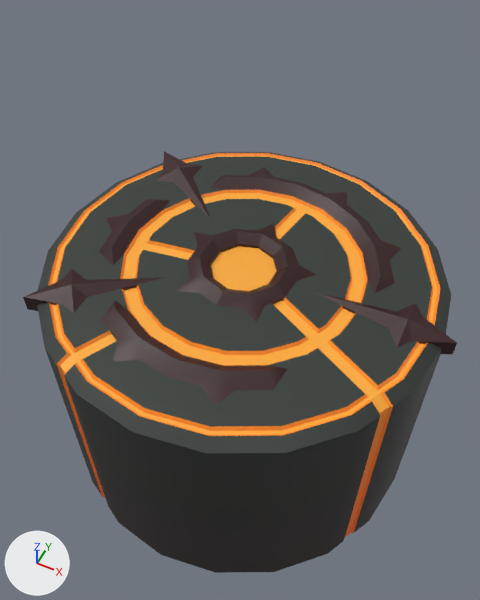
The FBX model The Demon King/Assets/Art/Props/SM_JumpPad.fbx: old version first, new version second.
The view is the same before and after, from a 50 mm camera at (1.69, -3.44, 3.94) aimed at (0.03, -0.13, -0.2). Every picture has the same lights, and +X, +Y and +Z are marked at lower left. Where no turn or scale is listed for an object, it has been applied to the vertices.

Objects in the first picture: 'SM_JumpPad'.
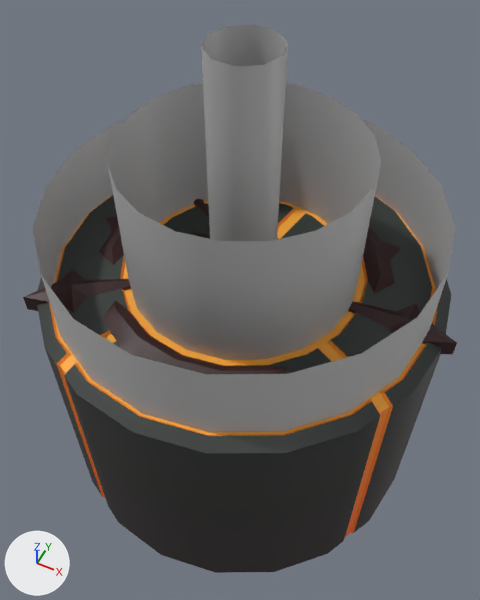
Where the newer file only moved an object's origin or applied its transform, the numbers keep the older frame.

Patch to the scene script:
```diff
--- a/The Demon King/Assets/Art/Props/SM_JumpPad.fbx.py
+++ b/The Demon King/Assets/Art/Props/SM_JumpPad.fbx.py
@@ mat_m_jumppadfx @@
+mat_m_jumppadfx = principled_material('M_JumpPadFX')
+mat_m_jumppadfx.base_color = (0.5, 0.5, 0.5)  # grey #bcbcbc
@@ me_mesh @@
 # used by ob_sm_jumppad; location = (0.0, 0.0, 0.0)
-me_mesh.from_pydata(...)  # 487 vertices, 452 faces; spans x -1.68..1.76, y -1.68..1.68, z -2.17..0.13
+me_mesh.from_pydata(...)  # 587 vertices, 502 faces; spans x -1.68..1.76, y -1.68..1.68, z -2.17..1.97
+# me_mesh part 1: a new loose piece of 40 vertices spanning x -1.54..1.54, y -1.54..1.54, z 0.04..0.7, in mat_m_jumppadfx (grey #bcbcbc)
+# me_mesh part 2: a new loose piece of 40 vertices spanning x -0.93..0.93, y -0.93..0.93, z 0.04..1.22, in mat_m_jumppadfx (grey #bcbcbc)
+# me_mesh part 3: a new loose piece of 20 vertices spanning x -0.26..0.26, y -0.26..0.25, z -0.02..1.97, in mat_m_jumppadfx (grey #bcbcbc)
 me_mesh.materials.append(mat_m_master)
+me_mesh.materials.append(mat_m_jumppadfx)  # grey #bcbcbc
```

Where the change shows, as pixel boxes (x1, y1, x2, y2) in the pictures (480 x 600 px):
'SM_JumpPad', reshaped (30% taller)
    before: (23, 151, 457, 573)
    after: (23, 24, 457, 573)
part 1 of me_mesh, added
    after: (33, 120, 455, 432)
part 2 of me_mesh, added
    after: (107, 83, 381, 360)
part 3 of me_mesh, added
    after: (201, 24, 288, 241)
